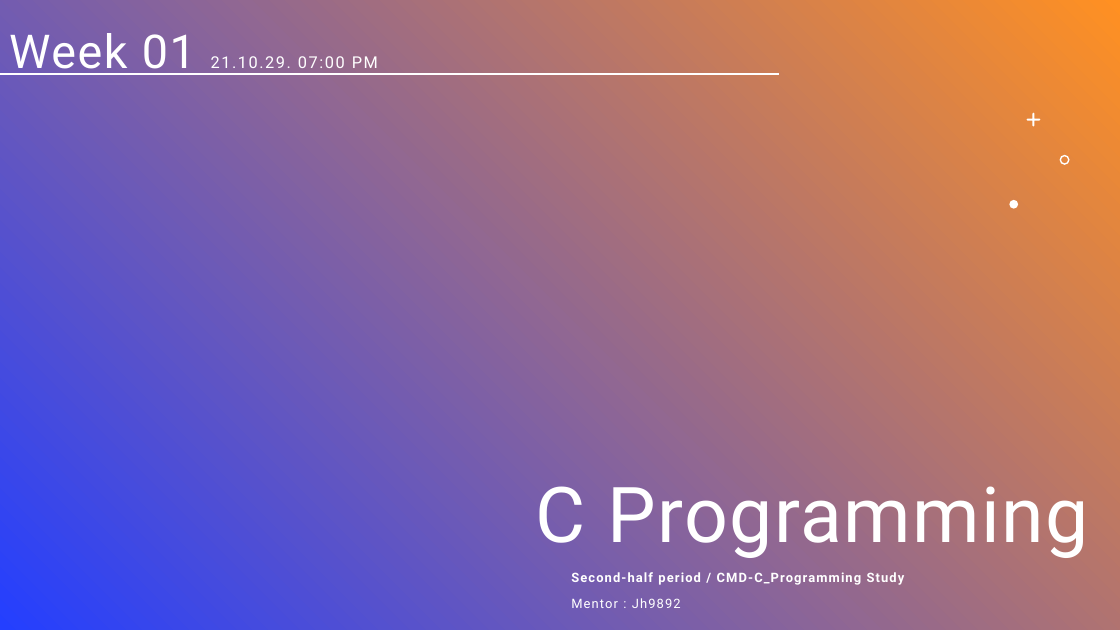
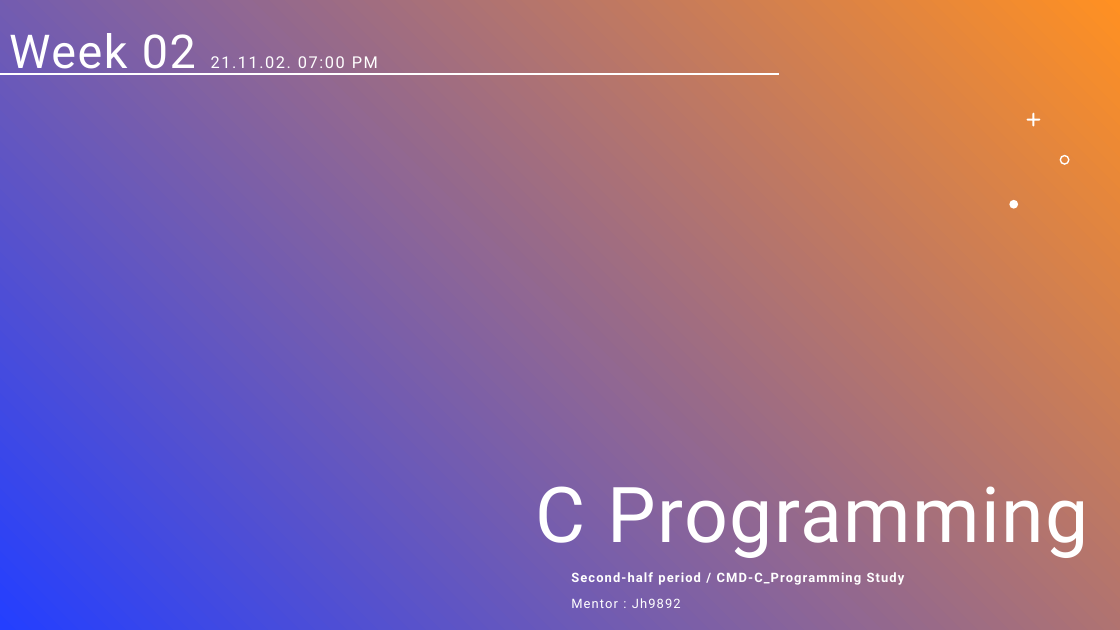
Before and after one commit to Team-CMD/2021-CMD-C_Language, a slide deck: slide 1 of week02/C Study week01~02.pptx. Drawn at 1120x630 pixels with LibreOffice and Linux fonts; fonts in the diff are those of the drawing; background and template pictures are left out; a plain dark background stands for a picture behind light text. Boxes give left, top, right and bottom in pixels: in the first picture for what was removed or moved away, otherwise in the second. Text is boxed around its words. In the diff, an @@ line names an element or a change of style, - is before the commit and + after.

```diff
--- a/week02/C Study week01~02.pptx
+++ b/week02/C Study week01~02.pptx
@@ text at (9, 33, 378, 75): text changed @@
-Week 01 21.10.29. 07:00 PM
+Week 02 21.11.02. 07:00 PM
```
Also in this commit, not shown: 13 other slides changed, 4 slides added, 22 other files.
